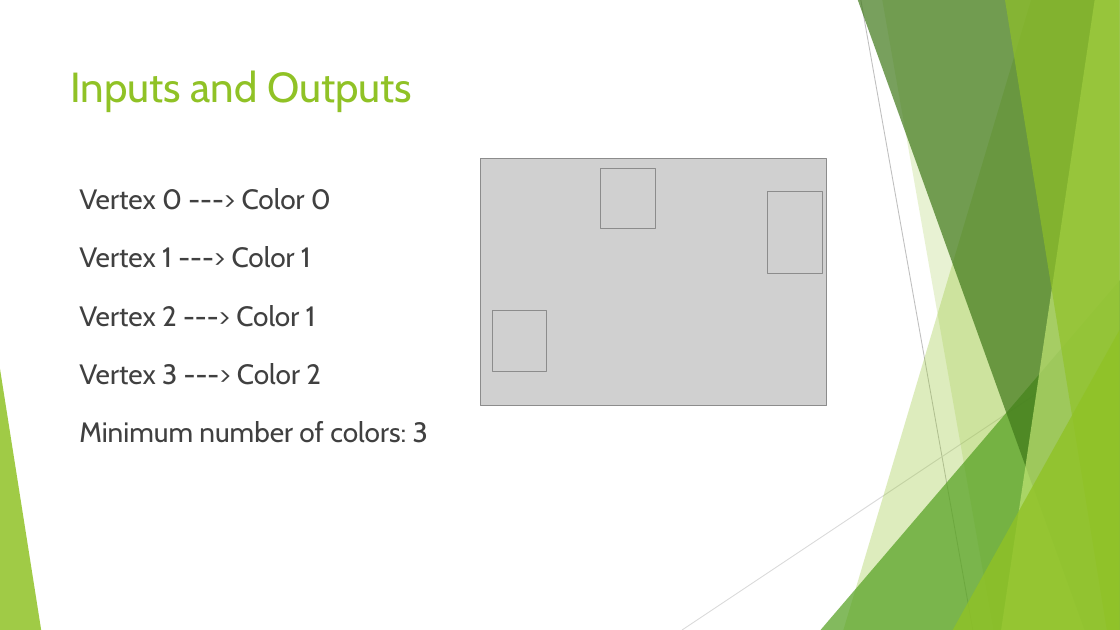
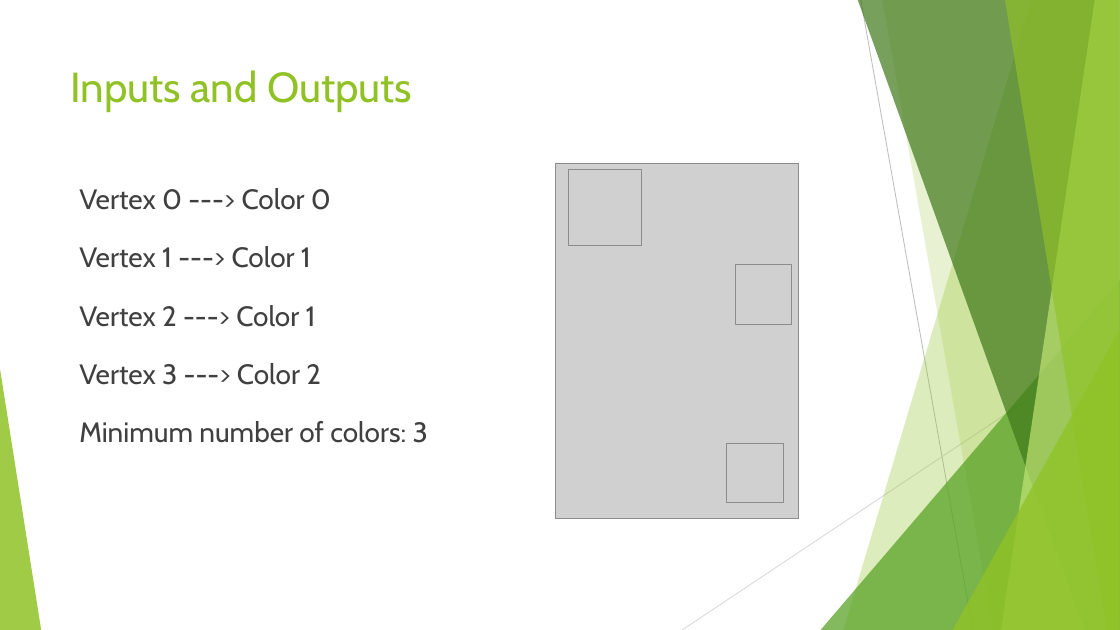
Before and after one commit to pearceag/Min_Coloring_Graph, a slide deck: slide 4 of presentations/problem_presentation.pptx. Drawn at 1120x630 pixels with LibreOffice and Linux fonts; fonts in the diff are those of the drawing; grey boxes stand for pictures. Boxes give left, top, right and bottom in pixels: in the first picture for what was removed or moved away, otherwise in the second. Text is boxed around its words. In the diff, an @@ line names an element or a change of style, - is before the commit and + after.

```diff
--- a/presentations/problem_presentation.pptx
+++ b/presentations/problem_presentation.pptx
@@ picture: place and size @@
-picture at bbox=[481, 159, 827, 406]
+picture at bbox=[555, 163, 798, 519]
@@ picture added at bbox=[569, 169, 642, 245] @@
@@ picture removed at bbox=[601, 169, 656, 229] @@
@@ picture removed at bbox=[768, 192, 823, 273] @@
@@ picture added at bbox=[736, 264, 792, 324] @@
@@ picture removed at bbox=[493, 311, 548, 371] @@
@@ picture added at bbox=[727, 444, 783, 502] @@
```
Also in this commit, not shown: 1 other slide changed.
